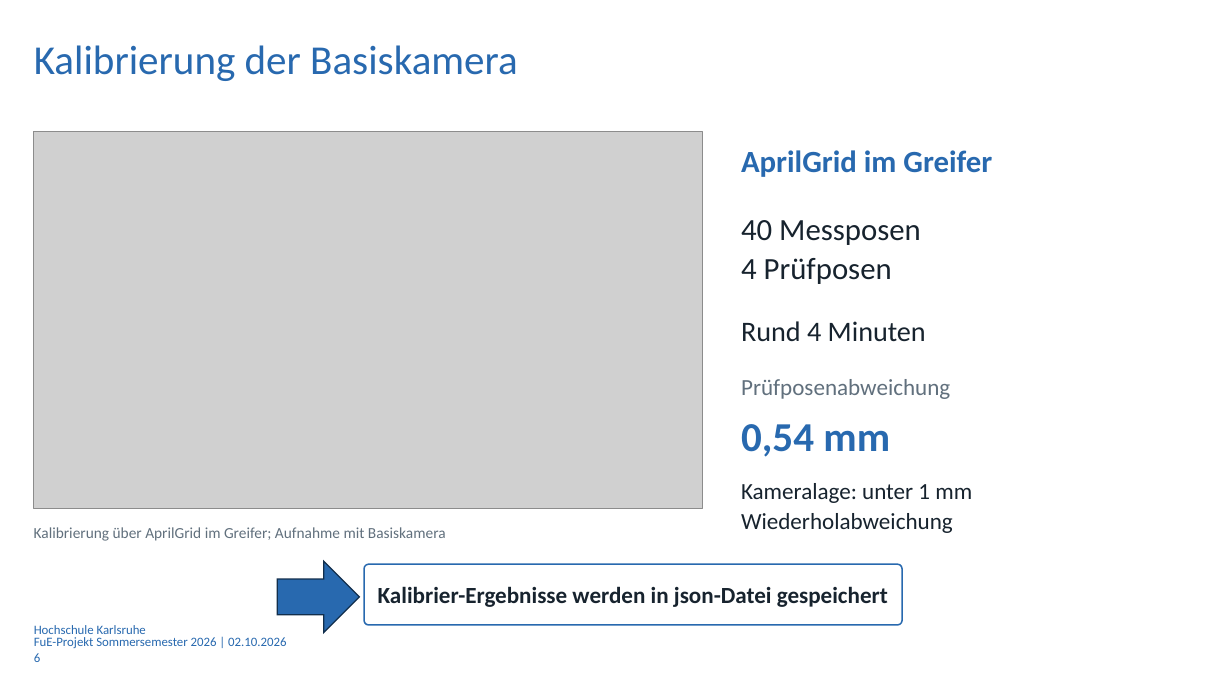
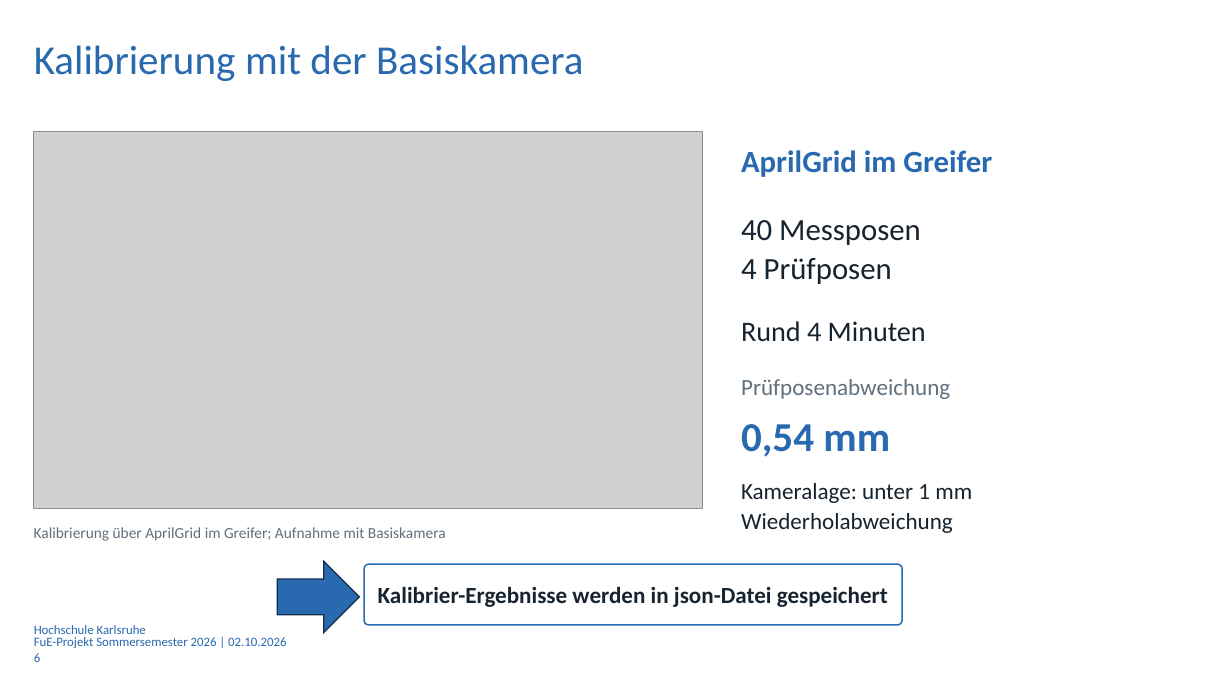
Before and after one commit to Luze212/roboter_tetris, a slide deck: slide 6 of Projektbericht/Presentation/Abschlussprasentation_RoboterTetris_V01_3.pptx. Drawn at 1232x693 pixels with LibreOffice and Linux fonts; fonts in the diff are those of the drawing; grey boxes stand for pictures; background and template pictures are left out. Boxes give left, top, right and bottom in pixels: in the first picture for what was removed or moved away, otherwise in the second. Text is boxed around its words. In the diff, an @@ line names an element or a change of style, - is before the commit and + after.

```diff
--- a/Projektbericht/Presentation/Abschlussprasentation_RoboterTetris_V01_3.pptx
+++ b/Projektbericht/Presentation/Abschlussprasentation_RoboterTetris_V01_3.pptx
@@ text at bbox=[34, 45, 584, 81]: text changed @@
-Kalibrierung der Basiskamera
+Kalibrierung mit der Basiskamera
```
Also in this commit, not shown: 4 other slides changed, 1 slide added, 1 slide removed, 1 other file.
